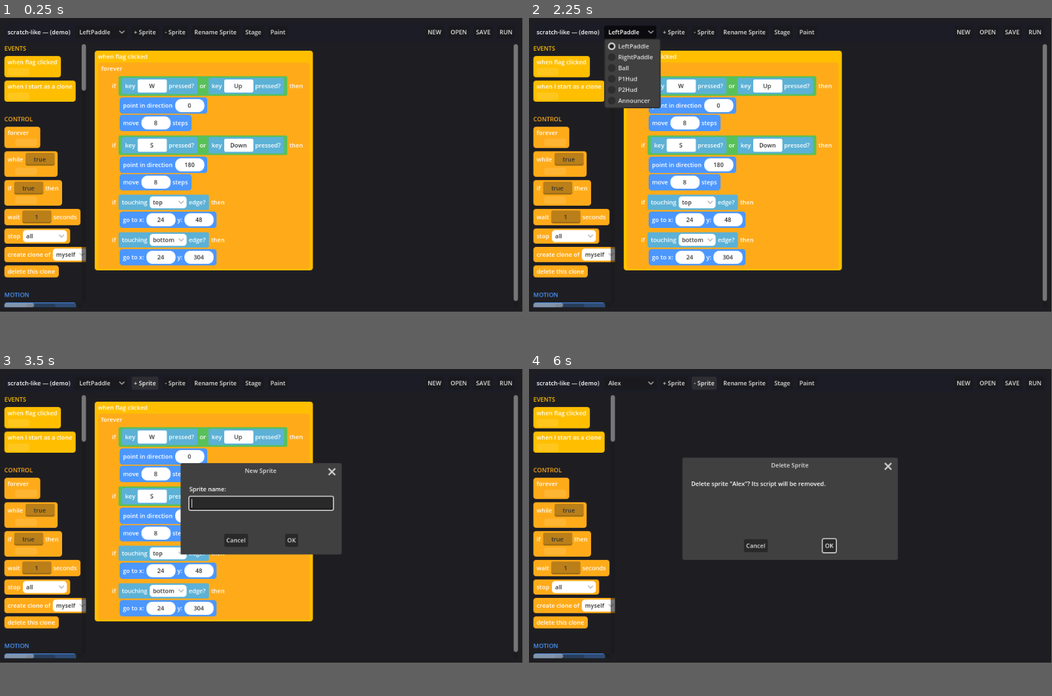
Above: before the commit, frames 1-4 (two rows, left to right).
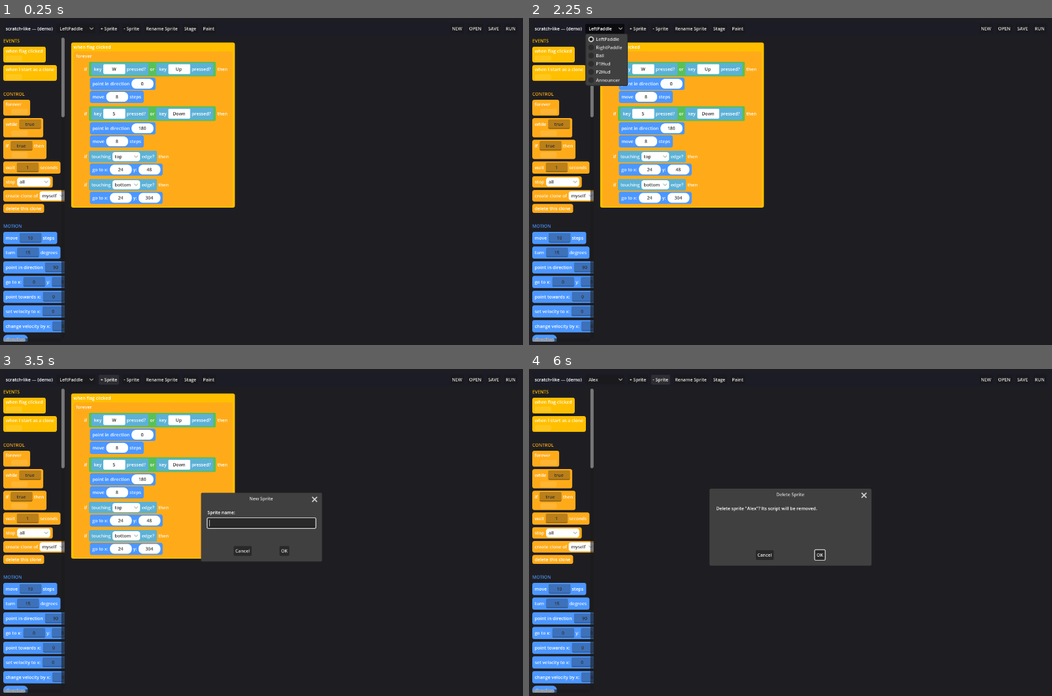
Above: after the commit, the same moments.

Repository: nedink/scratch-like
Game: Godot game, scene res://editor.tscn
The game is run twice, just before and just after one commit, with the same random seed, the same clock (stepped at 60 frames per second) and the same inputs.
Inputs (mouse positions are in pixels of both pictures, inside the frame that each line leads up to):
- Up to frame 1 (0.25 s): no input
- Up to frame 2 (2.25 s): click "NEW" at 0.5 s; click "NEW" at 1.25 s; click "LeftPaddle" at 2 s
- Up to frame 3 (3.5 s): click "+ Sprite" at 2.75 s
- Up to frame 4 (6 s): click (790, 503) at 3.52 s; type "Alex" at 3.6 s; click "OK" at 4.25 s; click "Alex" at 5 s; click "- Sprite" at 5.75 s
In our replay, the window is 799x449 before the commit and 800x500 after it. These sizes can differ from the game's own. Grey fills any space a smaller window leaves; there, only what the larger window draws over its background counts as a difference.

The runs differ from the first frame. In frame 1, 38% of the frame differs, in the area x 0-100%, y 2-99%; in frame 2, 38%; in frame 3, 38%; in frame 4, 16%.

Commit message:
Editor: pixel-perfect rendering for 2560x1600 displays
Set _EDITOR_SIZE to 1280x800 (16:10, an exact 2x on a 2560x1600 screen)
and switch the editor's content_scale_mode from VIEWPORT to CANVAS_ITEMS
so the UI font + stylebox borders rasterize at native device resolution
(crisp) while Controls still lay out in the logical 1280x800 space. The
game scene keeps VIEWPORT + INTEGER (its pixel-art costumes want a low-res
integer upscale). Initial window height bumped 720->800 to match aspect.

Co-Authored-By: Claude Opus 4.8 <noreply@anthropic.com>

Diff:
--- a/project.godot
+++ b/project.godot
@@ -19,7 +19,7 @@
 [display]
 
 window/size/viewport_width=1280
-window/size/viewport_height=720
+window/size/viewport_height=800
 window/size/mode=3
 
 [physics]
--- a/scripts/editor.gd
+++ b/scripts/editor.gd
@@ -28,10 +28,12 @@
 
 ## The editor's logical resolution (M26) — the coordinate space its chrome lays out in, independent
 ## of the runtime's fixed 480x352. Larger than 480x352 (more workspace) but smaller than a typical
-## screen's raw pixels (so blocks/text scale up to a readable size rather than shrinking). On a
-## 1920x1080 screen this is a 2x upscale. Bump it for more room (smaller blocks) or shrink it for
-## bigger blocks (less room) — it is the one knob for the editor's zoom. See _ready.
-const _EDITOR_SIZE := Vector2i(960, 540)
+## screen's raw pixels (so blocks/text scale up to a readable size rather than shrinking). At
+## 1280x800 (16:10) this is an exact 2x upscale on a 2560x1600 (13.3" "Retina") display — matching
+## the screen aspect so EXPAND doesn't stretch either axis, and giving a roomy workspace while
+## blocks/text stay crisp. Bump it for more room (smaller blocks) or shrink it for bigger blocks
+## (less room) — it is the one knob for the editor's zoom. See _ready.
+const _EDITOR_SIZE := Vector2i(1280, 800)
 
 ## User zoom (pinch / Ctrl+scroll). The window's `content_scale_factor` multiplies *on top of*
 ## the M26 `_EDITOR_SIZE` fit (1.0 = the default layout); lowering it zooms the whole editor
@@ -280,7 +282,15 @@
 	# screen. This also *resets* the window after a RUN: stage.gd flips it to a 480x352 INTEGER viewport
 	# for the game, and ESC returns here, so we restore the editor's policy every time _ready runs.
 	var win := get_window()
-	win.content_scale_mode = Window.CONTENT_SCALE_MODE_VIEWPORT
+	# CANVAS_ITEMS (not VIEWPORT): render at the native window resolution and apply the editor's
+	# scale as a 2D transform, so the TTF UI font + stylebox borders rasterize at true device pixels
+	# (crisp) while Controls still lay out in the _EDITOR_SIZE logical space. On a 2560x1600 (16:10)
+	# display this is an exact 2x (1280x800 -> 2560x1600 on both axes), so every logical pixel maps to
+	# a clean 2x2 device-pixel block — pixel-perfect. (The game keeps VIEWPORT + INTEGER in stage.gd:
+	# its pixel-art say costumes want a low-res integer upscale, the opposite of vector UI.) Input
+	# events and get_global_rect() stay in the logical space in this mode too, so BlockCanvas's manual
+	# global-coordinate hit-testing is unaffected. ESC back from a RUN re-asserts this every _ready.
+	win.content_scale_mode = Window.CONTENT_SCALE_MODE_CANVAS_ITEMS
 	win.content_scale_aspect = Window.CONTENT_SCALE_ASPECT_EXPAND
 	win.content_scale_stretch = Window.CONTENT_SCALE_STRETCH_FRACTIONAL
 	win.content_scale_size = _EDITOR_SIZE
